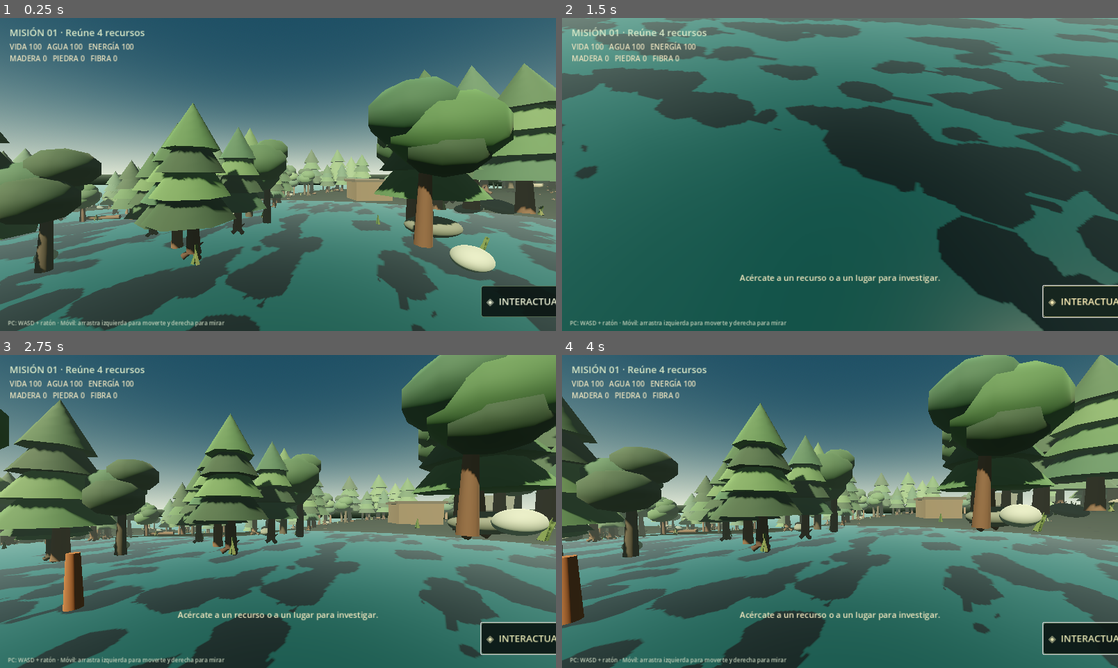
Above: before the commit, frames 1-4 (two rows, left to right).
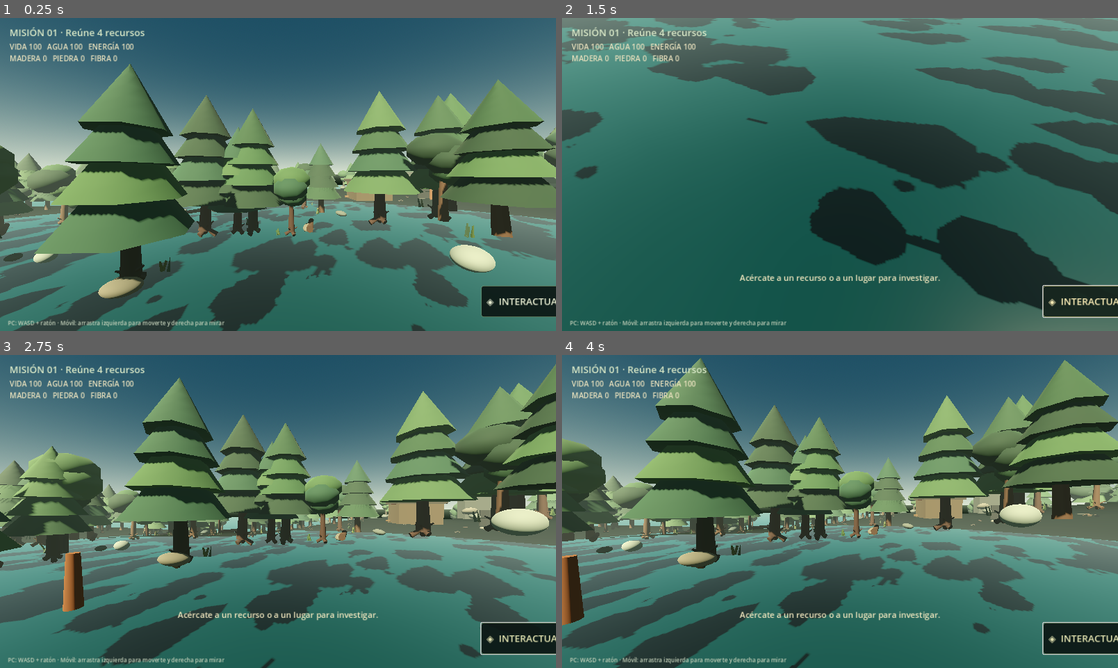
Above: after the commit, the same moments.

Repository: nicolamona/wildline
Game: Godot game, scene res://scenes/main.tscn
Same seed, same stepped clock (60 frames per second), same inputs: the game is played once before the commit and once after it.
Inputs (mouse positions are in pixels of both pictures, inside the frame that each line leads up to):
- Up to frame 1 (0.25 s): no input
- Up to frame 2 (1.5 s): tap Enter at 0.5 s; move the mouse to (867, 174) at 0.52 s; hold W 0.53-1.25 s; hold Shift 0.53-1.25 s; click "◈ INTERACTUAR" at 1.25 s
- Up to frame 3 (2.75 s): tap Space at 2 s; move the mouse to (250, 511) at 2.02 s; hold W from 2.03 s (still down); tap Shift at 2.1 s
- Up to frame 4 (4 s): keep holding W; tap Enter at 2.75 s; move the mouse to (851, 505) at 2.77 s; hold Shift 2.78-3.53 s; tap Space at 3.5 s; move the mouse to (834, 517) at 3.52 s; tap Shift at 3.6 s

The runs differ from the first frame. In frame 1, 43% of the frame differs, in the area x 0-100%, y 14-100%; in frame 2, 25%; in frame 3, 46%; in frame 4, 47%, in the area x 0-100%, y 0-100%.

Commit message:
Add story-rich expedition outpost and bioluminescent cave details

Diff:
--- a/godot/scripts/world.gd
+++ b/godot/scripts/world.gd
@@ -272,6 +272,18 @@
 	instance.material_override = _mat(color)
 	parent.add_child(instance)
 
+func _add_prop_cylinder(parent: Node3D, pos: Vector3, radius: float, height: float, color: Color) -> void:
+	var prop := MeshInstance3D.new()
+	var mesh := CylinderMesh.new()
+	mesh.top_radius = radius
+	mesh.bottom_radius = radius
+	mesh.height = height
+	mesh.radial_segments = 7
+	prop.mesh = mesh
+	prop.position = pos
+	prop.material_override = _mat(color)
+	parent.add_child(prop)
+
 func _build_landmarks() -> void:
 	var outpost_pos := Vector3(14.0, _terrain_height(14.0, -30.0), -30.0)
 	var outpost := Node3D.new()
@@ -279,6 +291,36 @@
 	add_child(outpost)
 	_block(outpost, Vector3(0, 1.35, 0), Vector3(5.2, 2.7, 4.0), Color(0.25, 0.20, 0.13))
 	_block(outpost, Vector3(0, 2.9, 0), Vector3(5.8, 0.35, 4.6), Color(0.16, 0.14, 0.11))
+	# Weather-beaten expedition details: doorway, window, signal mast and supply crates.
+	_block(outpost, Vector3(0.0, 0.92, -2.035), Vector3(1.05, 1.85, 0.10), Color(0.055, 0.065, 0.052))
+	_block(outpost, Vector3(-1.55, 1.72, -2.045), Vector3(0.78, 0.62, 0.10), Color(0.065, 0.12, 0.12))
+	_block(outpost, Vector3(-1.55, 1.72, -2.11), Vector3(0.08, 0.72, 0.08), Color(0.36, 0.32, 0.22))
+	_block(outpost, Vector3(-1.55, 1.72, -2.11), Vector3(0.86, 0.07, 0.08), Color(0.36, 0.32, 0.22))
+	_block(outpost, Vector3(1.8, 0.42, -2.6), Vector3(1.0, 0.82, 0.9), Color(0.31, 0.23, 0.13))
+	_block(outpost, Vector3(1.8, 0.42, -2.6), Vector3(1.04, 0.08, 0.94), Color(0.16, 0.12, 0.075))
+	_block(outpost, Vector3(1.8, 0.42, -2.6), Vector3(0.08, 0.88, 0.08), Color(0.17, 0.13, 0.08))
+	_block(outpost, Vector3(-2.35, 0.23, -1.3), Vector3(1.6, 0.12, 0.35), Color(0.29, 0.20, 0.11))
+	_block(outpost, Vector3(-2.35, 0.36, -1.3), Vector3(1.45, 0.12, 0.32), Color(0.36, 0.25, 0.13))
+	_add_prop_cylinder(outpost, Vector3(2.05, 3.75, 0.25), 0.055, 2.0, Color(0.18, 0.19, 0.16))
+	_add_prop_cylinder(outpost, Vector3(2.05, 4.65, 0.25), 0.025, 0.72, Color(0.30, 0.34, 0.29))
+	var lantern := MeshInstance3D.new()
+	var lantern_mesh := SphereMesh.new()
+	lantern_mesh.radius = 0.14
+	lantern_mesh.height = 0.28
+	lantern.mesh = lantern_mesh
+	lantern.position = Vector3(-2.0, 2.15, -2.15)
+	var lantern_mat := _mat(Color(0.88, 0.56, 0.20), 0.35)
+	lantern_mat.emission_enabled = true
+	lantern_mat.emission = Color(0.95, 0.34, 0.07)
+	lantern_mat.emission_energy_multiplier = 1.8
+	lantern.material_override = lantern_mat
+	outpost.add_child(lantern)
+	var lantern_light := OmniLight3D.new()
+	lantern_light.position = lantern.position
+	lantern_light.light_color = Color(1.0, 0.49, 0.20)
+	lantern_light.light_energy = 0.42
+	lantern_light.omni_range = 5.5
+	outpost.add_child(lantern_light)
 	var outpost_body := StaticBody3D.new()
 	outpost_body.position = outpost_pos + Vector3(0, 1.0, 0)
 	outpost_body.set_script(PICKUP_SCRIPT)
@@ -292,6 +334,22 @@
 	var cave_pos := Vector3(29.0, _terrain_height(29.0, -39.0), -39.0)
 	_block(self, cave_pos + Vector3(0, 2.0, 0), Vector3(7.0, 4.0, 1.8), Color(0.20, 0.22, 0.20))
 	_block(self, cave_pos + Vector3(0, 0.2, 0.95), Vector3(2.8, 2.7, 0.25), Color(0.025, 0.035, 0.03))
+	# Jagged entrance stones and a faint bioluminescent trace inside the cave mouth.
+	for rock_offset in [Vector3(-2.15, 0.15, 0.8), Vector3(2.0, 0.25, 0.78), Vector3(-2.7, 0.85, 0.72), Vector3(2.65, 0.75, 0.7)]:
+		_add_rock(cave_pos + rock_offset, rng.randf_range(0.65, 1.15))
+	var fungus_mat := _mat(Color(0.12, 0.48, 0.42), 0.5)
+	fungus_mat.emission_enabled = true
+	fungus_mat.emission = Color(0.025, 0.38, 0.31)
+	fungus_mat.emission_energy_multiplier = 1.2
+	for fungus_pos in [Vector3(-0.9, 0.25, 0.75), Vector3(0.95, 0.32, 0.74), Vector3(0.0, 0.52, 0.7)]:
+		var fungus := MeshInstance3D.new()
+		var fungus_mesh := SphereMesh.new()
+		fungus_mesh.radius = 0.12
+		fungus_mesh.height = 0.20
+		fungus.mesh = fungus_mesh
+		fungus.position = cave_pos + fungus_pos
+		fungus.material_override = fungus_mat
+		add_child(fungus)
 	var cave_body := StaticBody3D.new()
 	cave_body.position = cave_pos + Vector3(0, 1.2, 0)
 	cave_body.set_script(PICKUP_SCRIPT)
